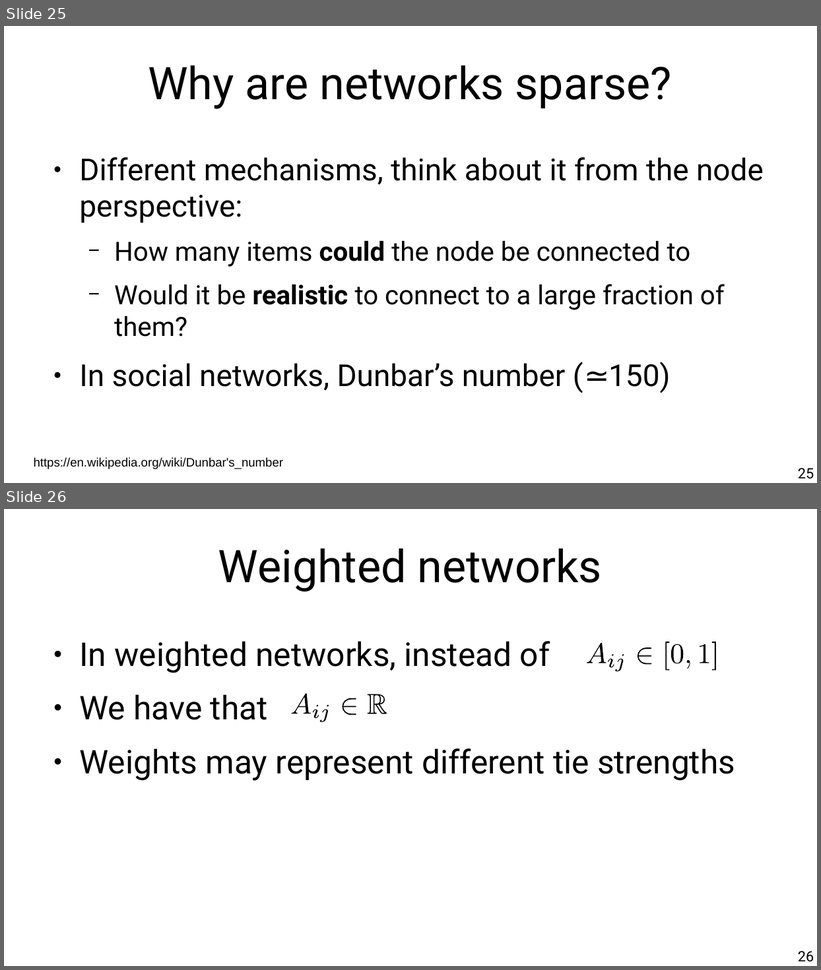
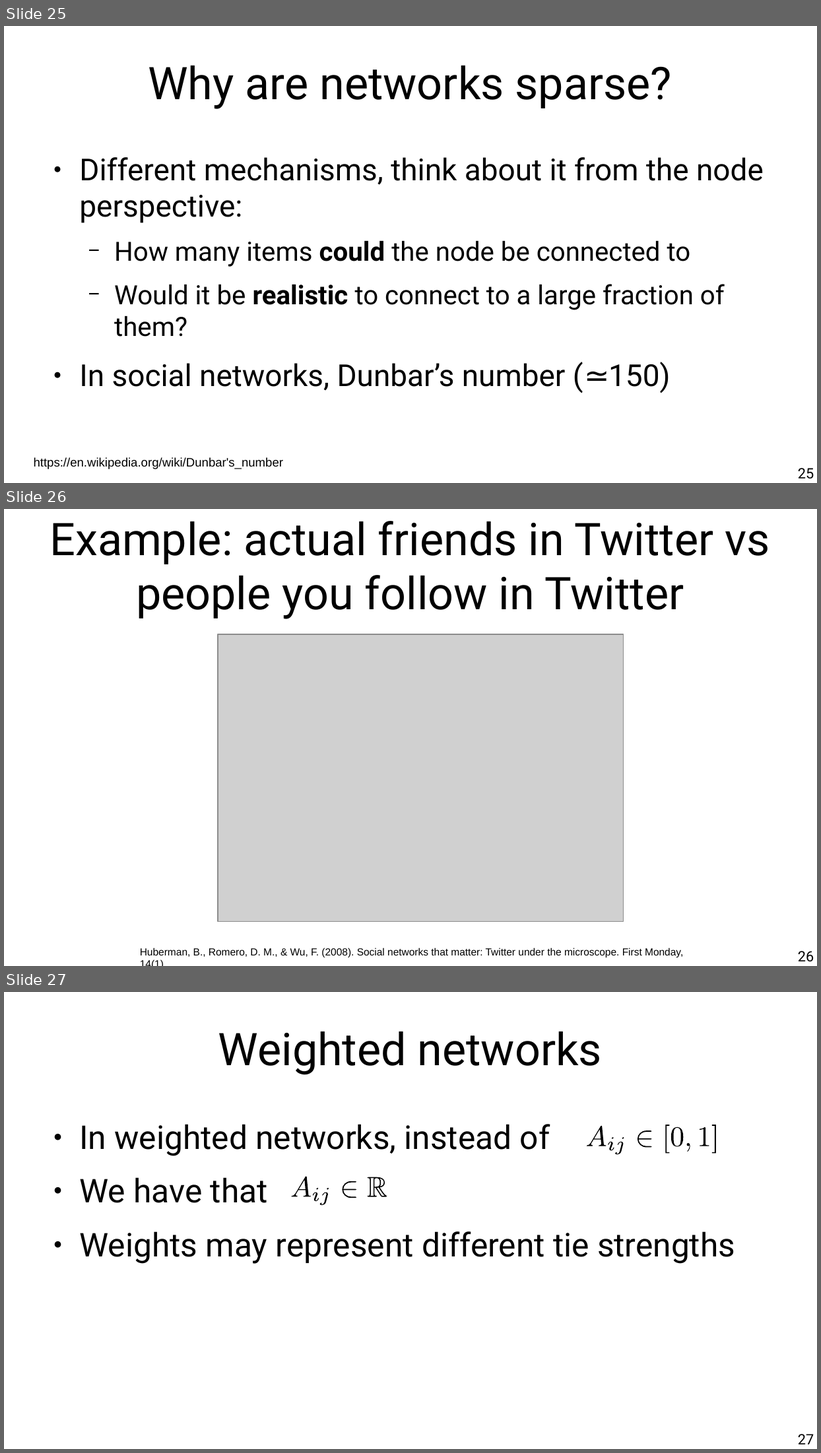
Before and after one commit to chatox/networks-science-course, a slide deck: theory/tt02_graph_theory_basics.odp. Shown one above the other, each under a label of ours: slides 25 and 26 before the commit, slides 25, 26 and 27 after it. The pictures are 821x970 and 821x1453 pixels, drawn with LibreOffice and Linux fonts; fonts in the diff are those of the drawing; grey boxes stand for pictures. Boxes give left, top, right and bottom in pixels: in the first picture for what was removed or moved away, otherwise in the second. Text is boxed around its words. In the diff, an @@ line names an element or a change of style, - is before the commit and + after.

Commit message:
Weak/strong ties

```diff
--- a/theory/tt02_graph_theory_basics.odp
+++ b/theory/tt02_graph_theory_basics.odp
@@ slide 26 added at <box>4,509,817,966</box>, background #FFFFFF @@
@@ title added at <box>50,521,770,619</box>, 44 pt, text #000000 @@
+Example: actual friends in Twitter vs people you follow in Twitter
@@ picture added at <box>218,634,624,921</box> @@
@@ text added at <box>140,948,683,958</box>, 10 pt, text #000000 @@
+Huberman, B., Romero, D. M., & Wu, F. (2008). Social networks that matter: Twitter under the microscope. First Monday, 14(1).
@@ page number added at <box>798,951,814,962</box>, 14 pt, text #000000 @@
+26
@@ what was slide 26 is now slide 27 @@
@@ page number at <box>798,1434,814,1445</box>: text changed @@
-26
+27
```
